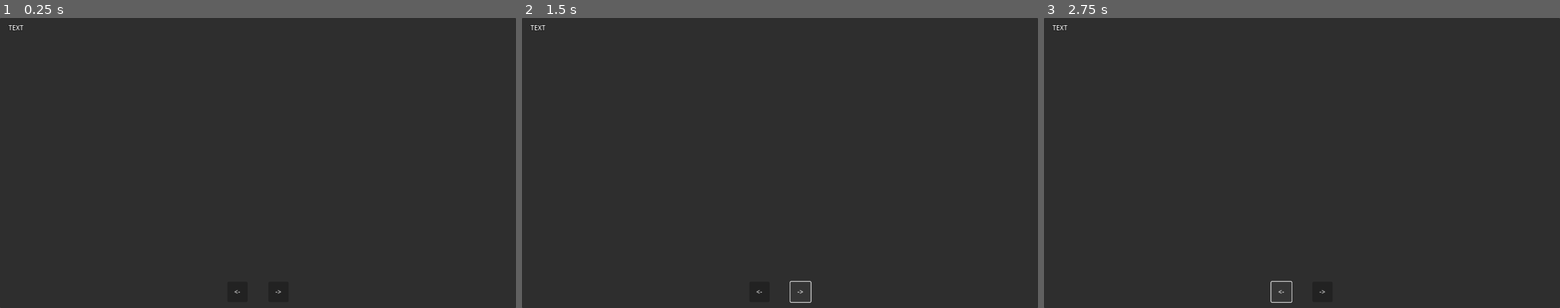
Above: before the commit, frames 1-3 (left to right).
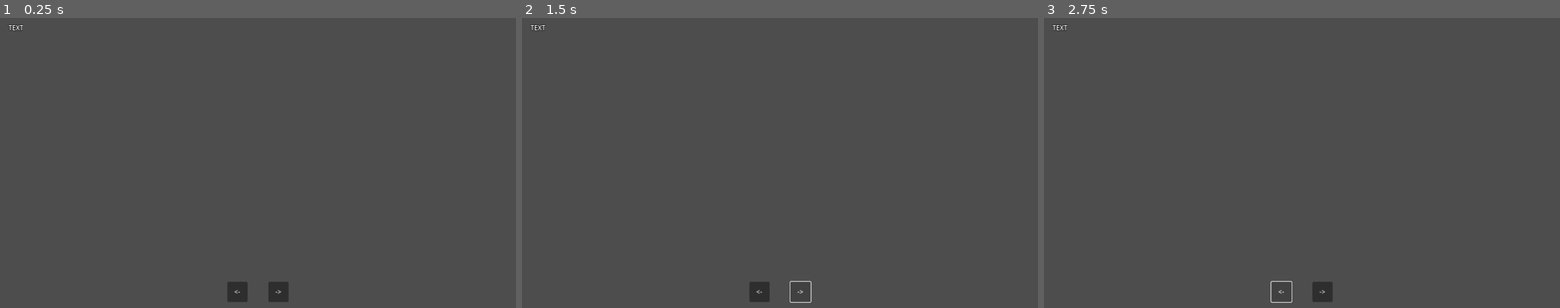
Above: after the commit, the same moments.

Repository: anthonyj-codestuff/dupeguru-csv-handler
Game: Godot game, scene res://main.tscn
The game is run twice, just before and just after one commit, with the same random seed, the same clock (stepped at 60 frames per second) and the same inputs. The engine's default icon, where the game draws it, is replaced by a stand-in: a white triangle on a blue panel in a dark square.
Inputs:
- Up to frame 1 (0.25 s): no input
- Up to frame 2 (1.5 s): click "<-" at 0.5 s; click "->" at 1.25 s
- Up to frame 3 (2.75 s): click "<-" at 2 s

The runs differ from the first frame. In frame 1, 99% of the frame differs, in the area x 0-100%, y 0-100%; in frame 2, 99%; in frame 3, 99%.
Error before the commit: Invalid access to property or key '0' on a base object of type 'Nil'. (res://ImageLoader.gd:21)
Error after the commit: Invalid access to property or key '0' on a base object of type 'Nil'. (res://ImageLoader.gd:22)

Commit message:
new Image/ImageLoader scenes for displaying non-asset images

Diff:
--- /dev/null
+++ b/project/Image.gd
@@ -0,0 +1,26 @@
+extends Node2D
+
+var textureNode: Node
+var marginNode: Node
+
+func _ready():
+	pass
+
+func _process(delta):
+	pass
+
+func setImgProperties(texture_path: String, sizex: int, sizey: int, selected: bool = false):
+	textureNode = get_node("MarginContainer/Container/TextureRect")
+	marginNode = get_node("MarginContainer")
+	marginNode.size.x = sizex
+	marginNode.size.y = sizey
+	loadImageFile(texture_path, textureNode)
+	pass
+
+func loadImageFile(path: String, node: Node):
+	var image = Image.new()
+	image.load(path)
+
+	var image_texture = ImageTexture.new()
+	image_texture.set_image(image)
+	node.texture = image_texture
--- /dev/null
+++ b/project/Image.tscn
@@ -0,0 +1,29 @@
+[gd_scene load_steps=5 format=3 uid="uid://dksk2mnvv6261"]
+
+[ext_resource type="Script" path="res://Image.gd" id="1_gk6qi"]
+[ext_resource type="StyleBox" uid="uid://skvui3iyamgx" path="res://style_box_flat.tres" id="2_gda3h"]
+[ext_resource type="Texture2D" uid="uid://bpn561bdslo" path="res://icon.svg" id="3_emrej"]
+
+[sub_resource type="Theme" id="Theme_xrt0u"]
+Panel/styles/panel = ExtResource("2_gda3h")
+
+[node name="Image" type="Node2D"]
+script = ExtResource("1_gk6qi")
+
+[node name="MarginContainer" type="MarginContainer" parent="."]
+offset_right = 1280.0
+offset_bottom = 720.0
+theme_override_constants/margin_left = 10
+theme_override_constants/margin_top = 10
+theme_override_constants/margin_right = 10
+theme_override_constants/margin_bottom = 10
+
+[node name="Container" type="PanelContainer" parent="MarginContainer"]
+layout_mode = 2
+theme = SubResource("Theme_xrt0u")
+
+[node name="TextureRect" type="TextureRect" parent="MarginContainer/Container"]
+layout_mode = 2
+texture = ExtResource("3_emrej")
+expand_mode = 1
+stretch_mode = 5
--- a/project/ImageLoader.gd
+++ b/project/ImageLoader.gd
@@ -1,7 +1,8 @@
 extends Node2D
 
 const path = "/Users/anthonyjett/Documents/Godot/My Projects/240429-Dupe CSV Handler/external_assets"
-var images = []
+var ImageBlock = preload("res://Image.tscn")
+var dupeData = []
 var extensions: Array[String] = ["jpg", "jpeg", "png"]
 var options = {
 		"delim": ",",
@@ -9,7 +10,7 @@
 		"headers": true,
 		"force_float": false
 	}
-var index = 0
+var currentGroup = 0
 var hBoxNode
 var labelNode
 
@@ -17,14 +18,21 @@
 func _ready():
 	labelNode = get_node("Label")
 	hBoxNode = get_node("HBox")
-	var dupeData = Utils.importCSV(Data.CSV_ASSET_PATH, options)
+	dupeData = Utils.importCSV(Data.CSV_ASSET_PATH, options)
 	if dupeData[0] != Data.CSV_FOOTPRINT:
 		printerr("File does not match expected footprint")
 		return
-	hBoxNode.size.x = get_viewport().get_visible_rect().size.x
-	hBoxNode.size.y = get_viewport().get_visible_rect().size.y
+
+	# Find first index with a group id
+	currentGroup = getNextGroupIndex(currentGroup)
+	loadImageNodesByGroup(currentGroup)
 
 func loadImageNodesByGroup(index: int):
+	var newNode = ImageBlock.instantiate()
+	var dict = dupeData[index]
+	var imagePath = dict["Folder"] + "/" + dict["Filename"]
+	newNode.setImgProperties(imagePath, 200, 200)
+	add_child(newNode)
 	pass
 
 func loadImageFile(path: String, node: Node):
@@ -38,20 +46,36 @@
 func loadImageGroup():
 	pass
 
+func getNextGroupIndex(currentIndex: int):
+	var index = currentIndex
+	# Get the next index that is not a header (plaintext)
+	# and is not the current index
+	var foundNewIndex:bool = false
+	while not foundNewIndex:
+		index += 1
+		var indexIsDictionary = dupeData[index] is Dictionary
+		var indexHasInt = dupeData[index]["Group ID"] is int
+		var indexIsDifferent = index != currentIndex
+		if indexIsDictionary and indexHasInt and indexIsDifferent:
+			foundNewIndex = true
+	# TODO this will fail if it goes outside the range of the array
+	return index
+
+
 func _on_left_pressed()->void:
-	if index == 0 and len(images) > 0:
-		index = len(images)-1
-	elif len(images) > 0:
-		index -= 1
-	setLabel("%s: %s" % [str(index), images[index]])
+	if currentGroup == 0 and len(dupeData) > 0:
+		currentGroup = len(dupeData)-1
+	elif len(dupeData) > 0:
+		currentGroup -= 1
+	setLabel("%s: %s" % [str(currentGroup), dupeData[currentGroup]])
 	pass
 
 func _on_right_pressed()->void:
-	if index == len(images)-1 and len(images) > 0:
-		index = 0
-	elif len(images) > 0:
-		index += 1
-	setLabel("%s: %s" % [str(index), images[index]])
+	if currentGroup == len(dupeData)-1 and len(dupeData) > 0:
+		currentGroup = 0
+	elif len(dupeData) > 0:
+		currentGroup += 1
+	setLabel("%s: %s" % [str(currentGroup), dupeData[currentGroup]])
 	pass
 
 func setLabel(str: String)->void:
--- a/project/ImageLoader.tscn
+++ b/project/ImageLoader.tscn
@@ -4,15 +4,6 @@
 
 [node name="ImageLoader" type="Node2D"]
 script = ExtResource("1_wsykj")
-
-[node name="PanelContainer" type="PanelContainer" parent="."]
-offset_right = 1280.0
-offset_bottom = 720.0
-
-[node name="TextureRect" type="TextureRect" parent="PanelContainer"]
-layout_mode = 2
-expand_mode = 1
-stretch_mode = 5
 
 [node name="Label" type="Label" parent="."]
 offset_left = 21.0
@@ -23,3 +14,7 @@
 theme_override_constants/outline_size = 4
 theme_override_font_sizes/font_size = 16
 text = "TEXT"
+
+[node name="HBox" type="HBoxContainer" parent="."]
+offset_right = 1254.0
+offset_bottom = 697.0
--- /dev/null
+++ b/project/style_box_flat.tres
@@ -0,0 +1,13 @@
+[gd_resource type="StyleBoxFlat" format=3 uid="uid://skvui3iyamgx"]
+
+[resource]
+draw_center = false
+border_width_left = 5
+border_width_top = 5
+border_width_right = 5
+border_width_bottom = 5
+border_color = Color(0, 0.498039, 0, 1)
+corner_radius_top_left = 5
+corner_radius_top_right = 5
+corner_radius_bottom_right = 5
+corner_radius_bottom_left = 5
